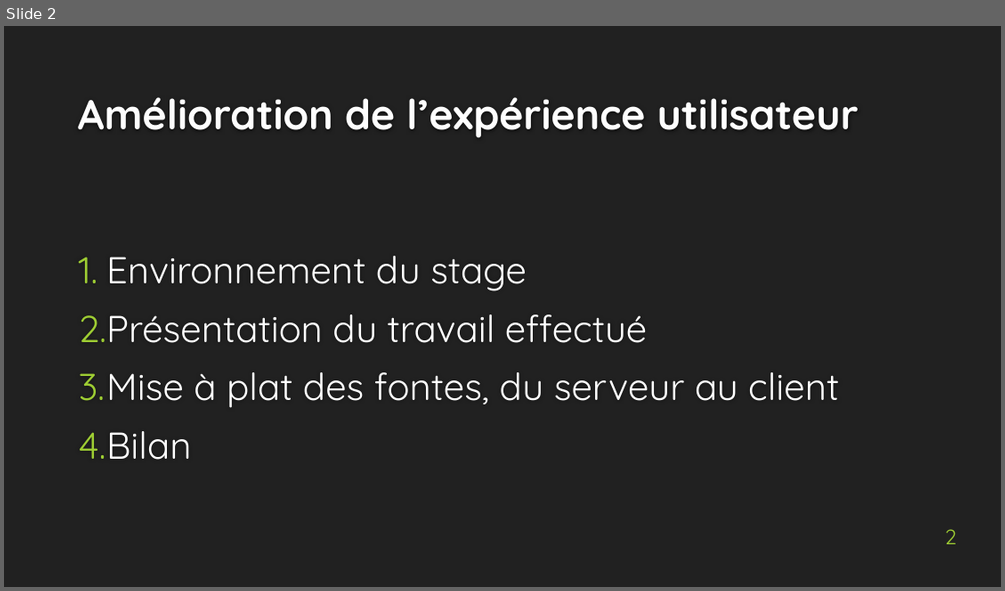
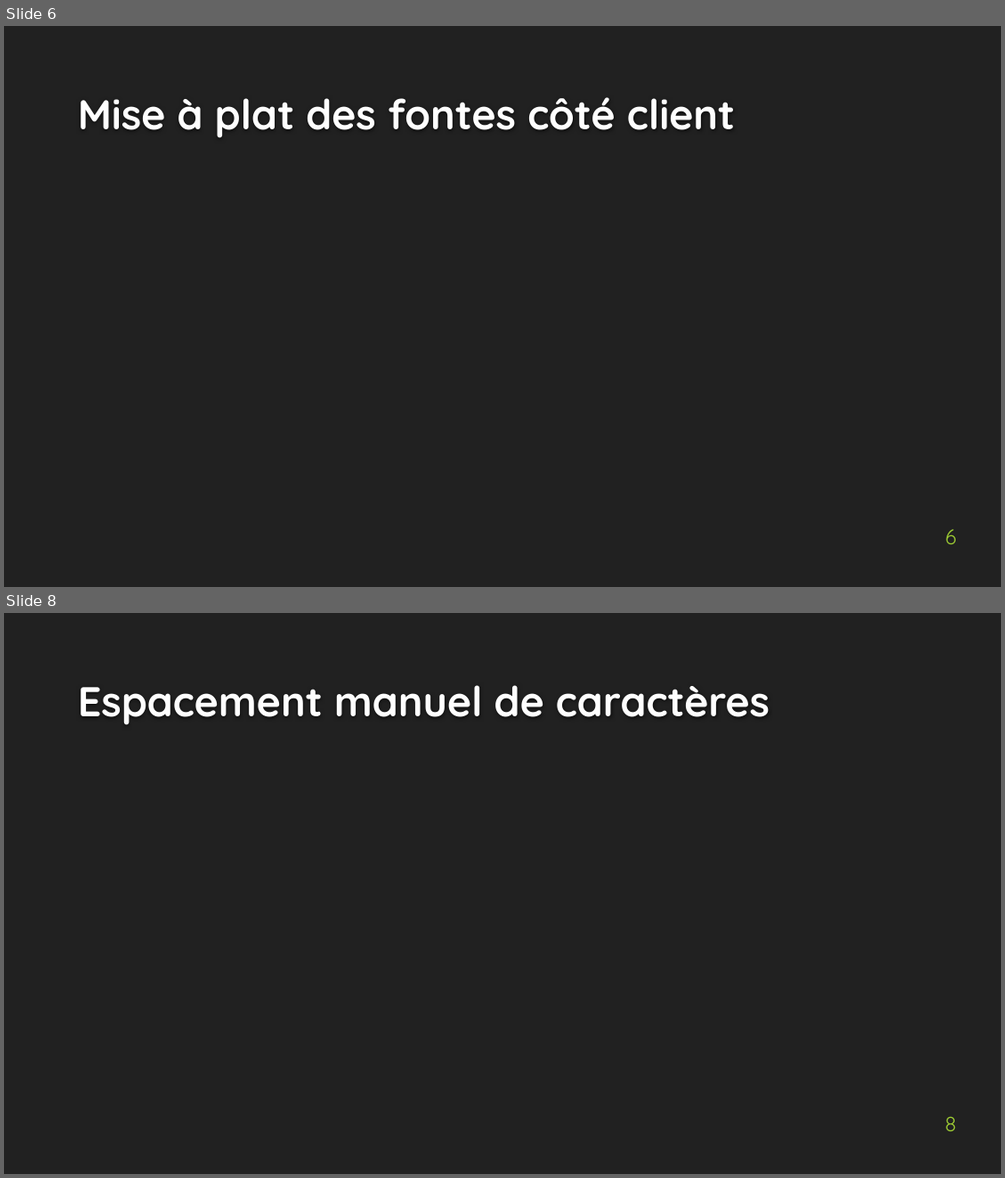
Before and after one commit to MartinBolot/Cours-IUT-Lyon1, a slide deck: Stage/Soutenance/presentation_soutenance.pptx. Shown one above the other, each under a label of ours: slide 2 before the commit, slides 6 and 8 after it; the slides between them are not shown. The pictures are 1005x591 and 1005x1178 pixels, drawn with LibreOffice and Linux fonts; fonts in the diff are those of the drawing; background and template pictures are left out. Boxes give left, top, right and bottom in pixels: in the first picture for what was removed or moved away, otherwise in the second. Text is boxed around its words. In the diff, an @@ line names an element or a change of style, - is before the commit and + after.

```diff
--- a/Stage/Soutenance/presentation_soutenance.pptx
+++ b/Stage/Soutenance/presentation_soutenance.pptx
@@ slide 8 added at [4,613,1001,1174], background #212121 @@
@@ title added at [78,685,769,725], 40 pt, text #FEFEFE, bold @@
+Espacement manuel de caractères
@@ page number added at [945,1116,956,1131], 20 pt, text #9ECD33 @@
+8
@@ what was slide 2 is now slide 6 @@
@@ slide 6 changed as well @@
@@ title at [78,97,735,138]: text changed @@
-Amélioration de l’expérience utilisateur
+Mise à plat des fontes côté client
@@ text removed at [79,256,839,459] @@
-1. Environnement du stage
-2. Présentation du travail effectué
-3. Mise à plat des fontes, du serveur au client
-4. Bilan
@@ page number at [945,529,956,544]: text changed @@
-2
+6
```
Also in this commit, not shown: 1 other slide changed, 5 other slides added, 1 slide removed, 3 other files.
